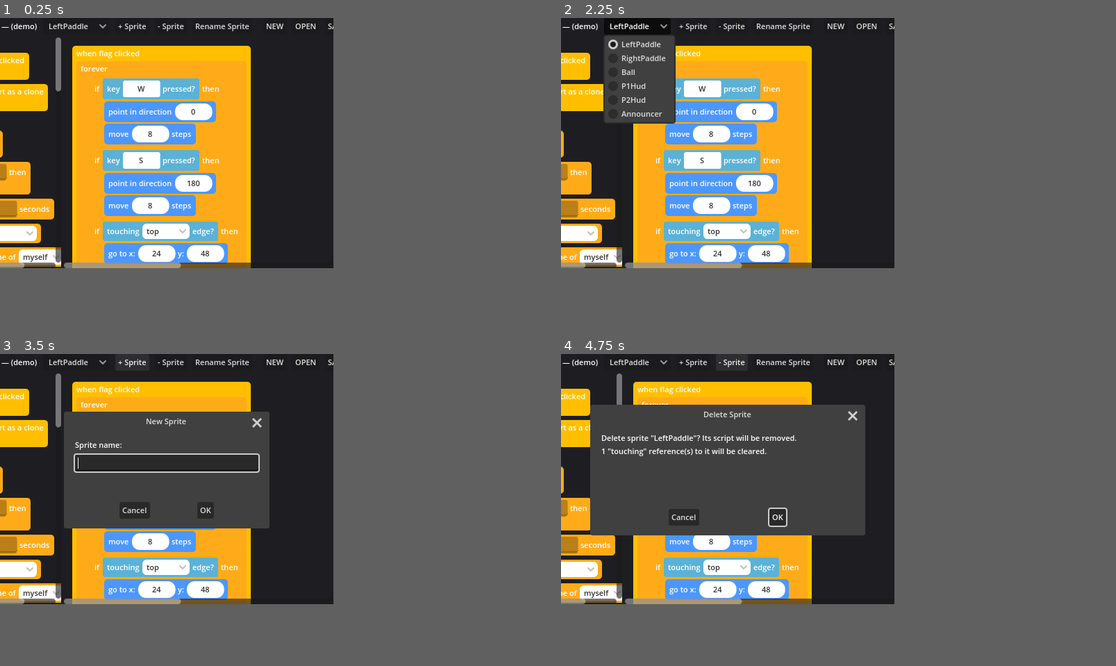
Above: before the commit, frames 1-4 (two rows, left to right).
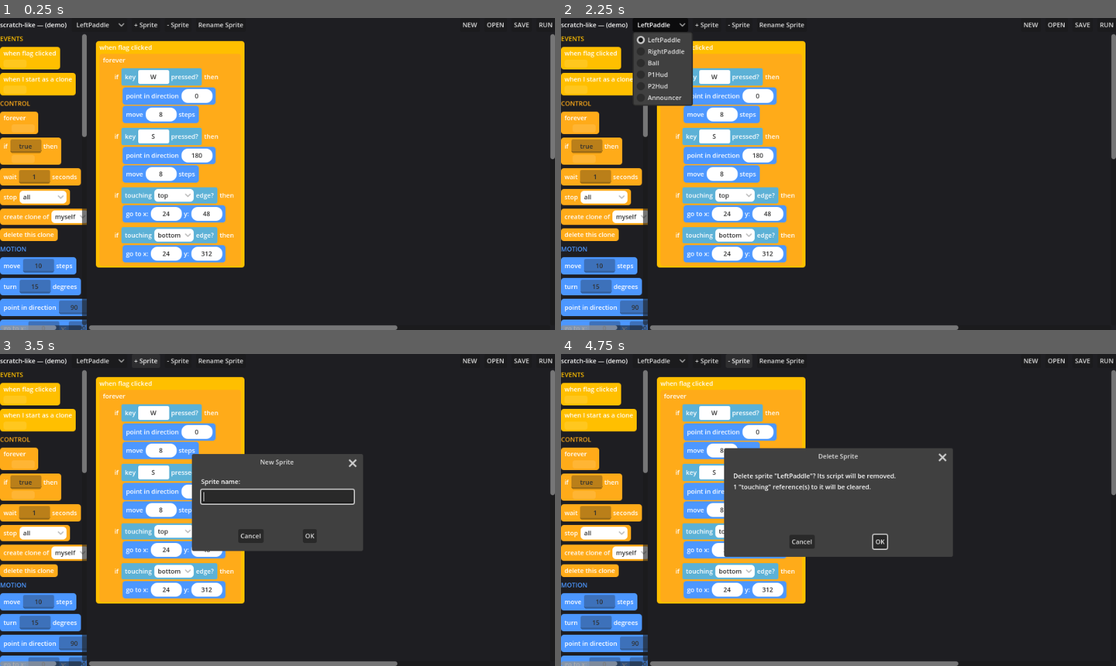
Above: after the commit, the same moments.

Repository: nedink/scratch-like
Game: Godot game, scene res://editor.tscn
Two runs of this game, one before a commit and one after it. Both use one fixed random seed, a clock stepped at 60 frames per second and the inputs below.
Inputs:
- Up to frame 1 (0.25 s): no input
- Up to frame 2 (2.25 s): click "NEW" at 0.5 s; click "NEW" at 1.25 s; click "LeftPaddle" at 2 s
- Up to frame 3 (3.5 s): click "+ Sprite" at 2.75 s
- Up to frame 4 (4.75 s): click "OK" at 3.5 s; click "- Sprite" at 4.25 s
In our replay, the window is 480x360 before the commit and 799x449 after it. These sizes can differ from the game's own. Grey fills any space a smaller window leaves; there, only what the larger window draws over its background counts as a difference.

The runs differ from the first frame. In frame 1, 27% of the frame differs, in the area x 0-100%, y 1-100%; in frame 2, 28%; in frame 3, 34%; in frame 4, 36%.

Commit message:
M26: decouple editor resolution from the fixed runtime viewport
The editor had outgrown 480x360: project-wide "viewport" stretch forced
its chrome to lay out against that tiny logical space and upscale, so
blocks and text were chunky and cramped. The runtime, though, needs
480x360 — go_to coordinates, edge detection via get_viewport_rect(),
and the integer-upscaled pixel-art say costumes are all authored
against it.

Each scene now sets the shared window's content scale in its own _ready
instead of relying on the project-wide stretch: stage.gd re-imposes a
fixed 480x360 logical viewport (content_scale_size 480x360 so
get_viewport_rect() is unchanged, VIEWPORT/KEEP/STRETCH_INTEGER for a
crisp whole-number upscale), and editor.gd lays out at its own larger
_EDITOR_SIZE (960x540, VIEWPORT/EXPAND/FRACTIONAL) — roughly 2x the
old workspace on a 1080p screen, blocks readable again. The two scenes
swap which policy the window carries, so the RUN/ESC hand-off restores
each side's layout on arrival.

No new opcode, no block-data-shape change, no runtime-logic change — a
pure display/content-scale milestone.

Co-Authored-By: Claude Opus 4.8 (1M context) <noreply@anthropic.com>

Diff:
--- a/project.godot
+++ b/project.godot
@@ -18,10 +18,14 @@
 
 [display]
 
-window/size/viewport_width=480
-window/size/viewport_height=360
+; Window/content-scale policy is set *per scene* in code (M26), not here: editor.gd._ready picks a
+; 960x540 logical viewport (roomy editor chrome) and stage.gd._ready a fixed 480x360 integer-snapped
+; one (pixel-perfect game) — see those _ready methods. These project defaults only govern the initial
+; window before a scene's _ready runs: a 1280x720 starting size, fullscreen (mode 3). stretch/mode is
+; left at the default; the scenes override content_scale_* regardless.
+window/size/viewport_width=1280
+window/size/viewport_height=720
 window/size/mode=3
-window/stretch/mode="viewport"
 
 [physics]
 
--- a/scripts/editor.gd
+++ b/scripts/editor.gd
@@ -26,6 +26,13 @@
 ## just no longer the project's main_scene (the editor is); it is the *game* now.
 const _GAME_SCENE := "res://main.tscn"
 
+## The editor's logical resolution (M26) — the coordinate space its chrome lays out in, independent
+## of the runtime's fixed 480x360. Larger than 480x360 (more workspace) but smaller than a typical
+## screen's raw pixels (so blocks/text scale up to a readable size rather than shrinking). On a
+## 1920x1080 screen this is a 2x upscale. Bump it for more room (smaller blocks) or shrink it for
+## bigger blocks (less room) — it is the one knob for the editor's zoom. See _ready.
+const _EDITOR_SIZE := Vector2i(960, 540)
+
 ## The starting folder the SAVE/OPEN browser opens in when no project is bound yet (M22) — the project
 ## directory, a sensible, findable default. We deliberately impose *no* dedicated saves folder: the
 ## file browser uses full filesystem access, so the user picks where a project lives (the repo, the
@@ -135,6 +142,20 @@
 
 
 func _ready() -> void:
+	# Lay the editor chrome out against its own logical resolution (M26) — bigger than the runtime's
+	# fixed 480x360 (so the workspace has room) but well under the raw window pixels (so blocks/text
+	# don't shrink to nothing on a large screen). We keep VIEWPORT mode (the same stretch the canvas's
+	# manual global-coordinate hit-testing was written against) at _EDITOR_SIZE, with EXPAND so the
+	# chrome fills the whole window (no letterbox) and FRACTIONAL stretch so it scales smoothly to any
+	# screen. This also *resets* the window after a RUN: stage.gd flips it to a 480x360 INTEGER viewport
+	# for the game, and ESC returns here, so we restore the editor's policy every time _ready runs.
+	var win := get_window()
+	win.content_scale_mode = Window.CONTENT_SCALE_MODE_VIEWPORT
+	win.content_scale_aspect = Window.CONTENT_SCALE_ASPECT_EXPAND
+	win.content_scale_stretch = Window.CONTENT_SCALE_STRETCH_FRACTIONAL
+	win.content_scale_size = _EDITOR_SIZE
+	win.content_scale_factor = 1.0
+
 	# Land on the in-code demo (the stock Pong project). It is the unsaved default — bound to no
 	# file — so it is always reachable and never overwritten by a saved project (M22).
 	_seed_demo()
--- a/scripts/stage.gd
+++ b/scripts/stage.gd
@@ -17,6 +17,11 @@
 ## In-game, ESC drops back into the block editor; in the editor it quits the program.
 const _EDITOR_SCENE := "res://editor.tscn"
 
+## The runtime's fixed logical resolution (M26). The window is sized for the editor now, so the
+## game re-imposes this on itself (see _apply_game_scaling). go_to coordinates, edge detection,
+## and the pixel-art costumes are all authored against it — it must stay 480x360.
+const _GAME_SIZE := Vector2i(480, 360)
+
 ## name (String) -> Target. The single source of truth for "who is on stage".
 var _targets: Dictionary = {}
 
@@ -60,6 +65,15 @@
 
 
 func _ready() -> void:
+	# Re-impose the runtime's fixed logical resolution (M26). The project window is now sized for
+	# the *editor* (a large window, stretch "disabled"), so the game has to opt back into the
+	# 480x360 logical viewport it has always assumed: go_to coordinates, edge detection via
+	# get_viewport_rect(), and the integer-upscaled pixel-art costumes all depend on it. Setting
+	# content_scale_size keeps get_viewport_rect() reporting 480x360 — so no runtime logic changes —
+	# while content_scale_factor forces a *whole-number* upscale (crisp glyphs, the old look) and
+	# ASPECT_KEEP centers + letterboxes the slack. editor.gd._ready resets this on the ESC return.
+	_apply_game_scaling()
+
 	_font = PixelFont.new()
 
 	# Build every sprite from the one project model (Milestone 24) — the editor's edited model
@@ -124,6 +138,23 @@
 		get_tree().change_scene_to_file(_EDITOR_SCENE)
 
 
+## Lock the window into the fixed 480x360 logical viewport with a strict integer upscale (M26).
+## content_scale_size = _GAME_SIZE makes get_viewport_rect() report 480x360 (so every bit of
+## edge/position logic is untouched); VIEWPORT mode renders the whole 2D world into that small
+## viewport and blits it up to fill the window. ASPECT_KEEP preserves the 4:3 ratio (letterboxing
+## the slack), and STRETCH_INTEGER snaps the fit to a whole-number scale so the pixel-art / `say`
+## glyphs stay crisp. content_scale_factor stays 1.0: it is an *extra* multiplier on top of the
+## automatic fit, not the fit itself — setting it to the integer factor (as a first cut did) zooms
+## the view that many times too far. The editor undoes all of this on the ESC return.
+func _apply_game_scaling() -> void:
+	var win := get_window()
+	win.content_scale_mode = Window.CONTENT_SCALE_MODE_VIEWPORT
+	win.content_scale_aspect = Window.CONTENT_SCALE_ASPECT_KEEP
+	win.content_scale_stretch = Window.CONTENT_SCALE_STRETCH_INTEGER
+	win.content_scale_size = _GAME_SIZE
+	win.content_scale_factor = 1.0
+
+
 ## The sprite model to build from (Milestone 24): the editor's edited model when it handed one
 ## over (Stage.project_sprites — including any sprites made in the UI), else the hardcoded
 ## PongScripts.sprites(). The sprite counterpart of _variable_model — launching this scene directly
Not shown, changed: CLAUDE.md
